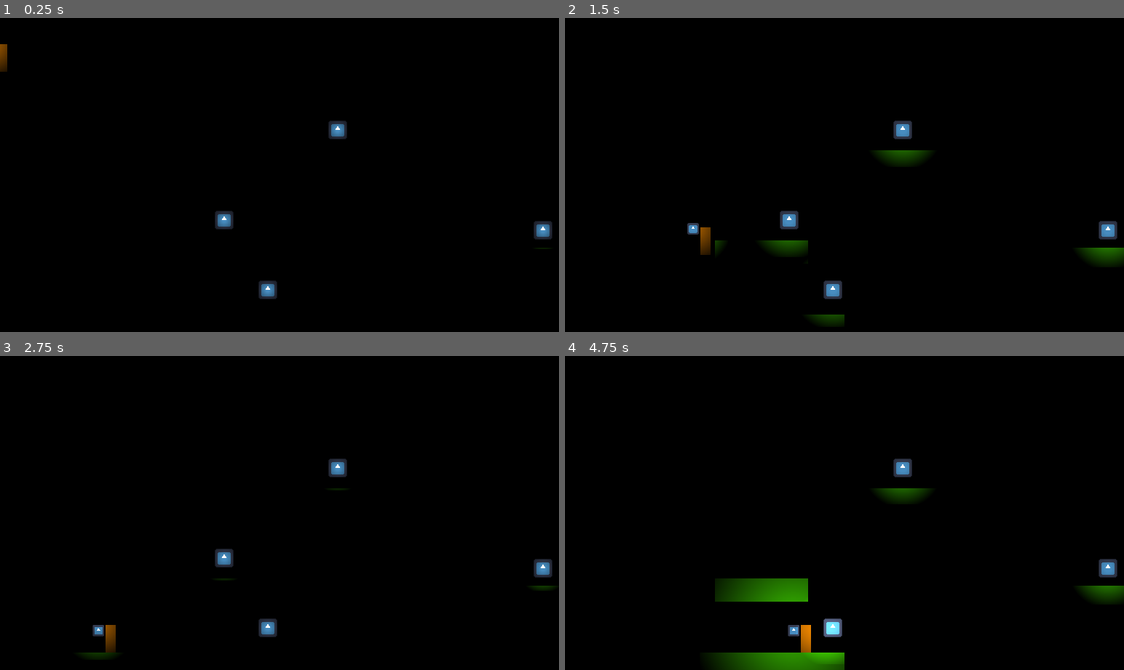
Above: before the commit, frames 1-4 (two rows, left to right).
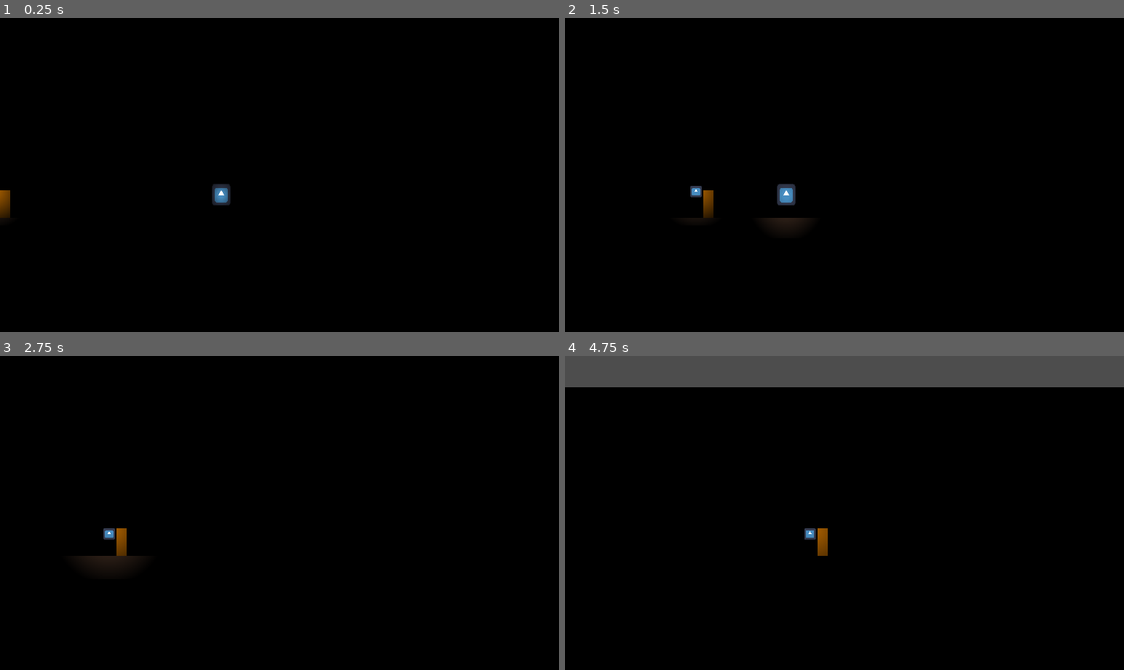
Above: after the commit, the same moments.

Repository: Abhi10699/lost-lantern
Game: Godot game, scene res://Core/Levels/Level-1.tscn
The game is run twice, just before and just after one commit, with the same random seed, the same clock (stepped at 60 frames per second) and the same inputs. Before the commit the project starts from res://Core/Levels/StagingLevel.tscn. The engine's default icon, where the game draws it, is replaced by a stand-in: a white triangle on a blue panel in a dark square.
Inputs:
- Up to frame 1 (0.25 s): no input
- Up to frame 2 (1.5 s): tap Enter (ui_accept) at 0.5, 0.77 s; hold D (Right) from 0.53 s (still down)
- Up to frame 3 (2.75 s): tap Enter (ui_accept) at 1.52 s; release D (Right) at 2.03 s; hold A (Left) from 2.03 s (still down)
- Up to frame 4 (4.75 s): release A (Left) at 2.78 s; hold D (Right) 2.78-4.28 s; tap Enter (ui_accept) at 3.02, 3.77, 4.52 s; hold A (Left) from 4.28 s (still down)

The runs differ from the first frame. In frame 1, 1.3% of the frame differs, in the area x 0-99%, y 8-90%; in frame 2, 2.9%; in frame 3, 1.7%; in frame 4, 14%, in the area x 0-100%, y 0-100%.

Commit message:
implemented intro level

Diff:
--- a/Core/Entities/Lantern/Lantern.gd
+++ b/Core/Entities/Lantern/Lantern.gd
@@ -2,8 +2,10 @@
 
 extends Sprite2D
 
-@onready var light2d = $PointLight2D;
+@onready var light2d = $AreaLight;
 
 
 func glow_up():
-	light2d.texture_scale += 5;
+	var tween = get_tree().create_tween()
+	tween.tween_property(light2d, "texture_scale", light2d.texture_scale + 2, 1)
+	tween.play()
--- a/Core/Entities/Lantern/Lantern.tscn
+++ b/Core/Entities/Lantern/Lantern.tscn
@@ -74,7 +74,7 @@
 autoplay = "Idle"
 speed_scale = 0.5
 
-[node name="PointLight2D" type="PointLight2D" parent="."]
+[node name="AreaLight" type="PointLight2D" parent="."]
 position = Vector2(0, -70)
 texture = ExtResource("3_apycx")
 texture_scale = 3.0
--- a/Core/Entities/Player/Player.tscn
+++ b/Core/Entities/Player/Player.tscn
@@ -33,4 +33,8 @@
 scale = Vector2(1, 1)
 shape = SubResource("RectangleShape2D_bmucl")
 
+[node name="Camera2D" type="Camera2D" parent="." groups=["Player"]]
+offset = Vector2(0, -20)
+limit_left = 0
+
 [connection signal="area_entered" from="Area2D" to="." method="_on_area_2d_area_entered"]
--- a/Core/Levels/Level-1.tscn
+++ b/Core/Levels/Level-1.tscn
@@ -1,42 +1,109 @@
-[gd_scene load_steps=3 format=3 uid="uid://b7v4lmm5l0fw1"]
+[gd_scene load_steps=5 format=3 uid="uid://b7v4lmm5l0fw1"]
 
 [ext_resource type="PackedScene" uid="uid://chlyugnfydgri" path="res://Core/Entities/Player/Player.tscn" id="1_b7dlm"]
-[ext_resource type="PackedScene" uid="uid://dee8ebvaupavo" path="res://Core/Platformer/BasePlatform.tscn" id="2_onn8k"]
+[ext_resource type="PackedScene" uid="uid://dee8ebvaupavo" path="res://Core/World/BasePlatform.tscn" id="2_onn8k"]
+[ext_resource type="PackedScene" uid="uid://ftdfj62u47gt" path="res://Core/Entities/Fragments/FragmentBase.tscn" id="3_fw4ha"]
+[ext_resource type="PackedScene" uid="uid://ljnn2wq6kkao" path="res://Core/World/Tunnel/Tunnel.tscn" id="3_nxurn"]
 
 [node name="Level1" type="Node2D"]
 
-[node name="CanvasModulate" type="CanvasModulate" parent="."]
-color = Color(0.0214346, 0.0214346, 0.0214346, 1)
+[node name="Lighting" type="Node2D" parent="."]
 
-[node name="Background" type="ColorRect" parent="."]
-offset_right = 384.0
-offset_bottom = 217.0
+[node name="CanvasModulate" type="CanvasModulate" parent="Lighting"]
+color = Color(0.00820202, 0.00820203, 0.00820202, 1)
+
+[node name="Background" type="ColorRect" parent="Lighting"]
+texture_repeat = 2
+offset_right = 2056.0
+offset_bottom = 816.0
 size_flags_horizontal = 3
 size_flags_vertical = 3
 color = Color(0, 0, 0, 1)
 
-[node name="Player" parent="." instance=ExtResource("1_b7dlm")]
+[node name="Player" parent="." groups=["Player"] instance=ExtResource("1_b7dlm")]
 position = Vector2(0, 192)
+JUMP_VELOCITY = -300.0
 
 [node name="Platforms" type="Node2D" parent="."]
 
 [node name="BasePlatform" parent="Platforms" instance=ExtResource("2_onn8k")]
-position = Vector2(0, 201)
+position = Vector2(0, 200)
+
+[node name="Polygon2D" parent="Platforms/BasePlatform" index="0"]
+color = Color(0.305882, 0.211765, 0.160784, 1)
 
 [node name="BasePlatform2" parent="Platforms" instance=ExtResource("2_onn8k")]
-position = Vector2(64, 201)
+position = Vector2(64, 200)
 
-[node name="BasePlatform3" parent="Platforms" instance=ExtResource("2_onn8k")]
-position = Vector2(128, 201)
+[node name="Polygon2D" parent="Platforms/BasePlatform2" index="0"]
+color = Color(0.305882, 0.211765, 0.160784, 1)
 
 [node name="BasePlatform4" parent="Platforms" instance=ExtResource("2_onn8k")]
-position = Vector2(192, 201)
+position = Vector2(128, 200)
+
+[node name="Polygon2D" parent="Platforms/BasePlatform4" index="0"]
+color = Color(0.305882, 0.211765, 0.160784, 1)
+
+[node name="BasePlatform7" parent="Platforms" instance=ExtResource("2_onn8k")]
+position = Vector2(192, 160)
+
+[node name="Polygon2D" parent="Platforms/BasePlatform7" index="0"]
+color = Color(0.305882, 0.211765, 0.160784, 1)
 
 [node name="BasePlatform5" parent="Platforms" instance=ExtResource("2_onn8k")]
-position = Vector2(249, 201)
+position = Vector2(320, 200)
+
+[node name="Polygon2D" parent="Platforms/BasePlatform5" index="0"]
+color = Color(0.305882, 0.211765, 0.160784, 1)
+
+[node name="BasePlatform9" parent="Platforms" instance=ExtResource("2_onn8k")]
+position = Vector2(449, 233)
+
+[node name="Polygon2D" parent="Platforms/BasePlatform9" index="0"]
+color = Color(0.305882, 0.211765, 0.160784, 1)
+
+[node name="BasePlatform10" parent="Platforms" instance=ExtResource("2_onn8k")]
+position = Vector2(513, 233)
+
+[node name="Polygon2D" parent="Platforms/BasePlatform10" index="0"]
+color = Color(0.305882, 0.211765, 0.160784, 1)
+
+[node name="BasePlatform11" parent="Platforms" instance=ExtResource("2_onn8k")]
+position = Vector2(577, 233)
+
+[node name="Polygon2D" parent="Platforms/BasePlatform11" index="0"]
+color = Color(0.305882, 0.211765, 0.160784, 1)
+
+[node name="BasePlatform12" parent="Platforms" instance=ExtResource("2_onn8k")]
+position = Vector2(641, 233)
+
+[node name="Polygon2D" parent="Platforms/BasePlatform12" index="0"]
+color = Color(0.305882, 0.211765, 0.160784, 1)
 
 [node name="BasePlatform6" parent="Platforms" instance=ExtResource("2_onn8k")]
-position = Vector2(312, 201)
+position = Vector2(256, 200)
 
-[node name="BasePlatform7" parent="Platforms" instance=ExtResource("2_onn8k")]
-position = Vector2(320, 200)
+[node name="Polygon2D" parent="Platforms/BasePlatform6" index="0"]
+color = Color(0.305882, 0.211765, 0.160784, 1)
+
+[node name="Tunnel" parent="Platforms" instance=ExtResource("3_nxurn")]
+position = Vector2(699, 179)
+NextScene = "res://Core/Levels/StagingLevel.tscn"
+
+[node name="Fragments" type="Node2D" parent="."]
+metadata/_edit_group_ = true
+
+[node name="FragmentBase" parent="Fragments" instance=ExtResource("3_fw4ha")]
+position = Vector2(152, 184)
+scale = Vector2(0.0986606, 0.117059)
+
+[editable path="Platforms/BasePlatform"]
+[editable path="Platforms/BasePlatform2"]
+[editable path="Platforms/BasePlatform4"]
+[editable path="Platforms/BasePlatform7"]
+[editable path="Platforms/BasePlatform5"]
+[editable path="Platforms/BasePlatform9"]
+[editable path="Platforms/BasePlatform10"]
+[editable path="Platforms/BasePlatform11"]
+[editable path="Platforms/BasePlatform12"]
+[editable path="Platforms/BasePlatform6"]
--- a/Core/Levels/StagingLevel.tscn
+++ b/Core/Levels/StagingLevel.tscn
@@ -1,7 +1,7 @@
 [gd_scene load_steps=4 format=3 uid="uid://dttd6hokcwpu0"]
 
 [ext_resource type="PackedScene" uid="uid://chlyugnfydgri" path="res://Core/Entities/Player/Player.tscn" id="1_rn618"]
-[ext_resource type="PackedScene" uid="uid://dee8ebvaupavo" path="res://Core/Platformer/BasePlatform.tscn" id="2_n6u82"]
+[ext_resource type="PackedScene" uid="uid://dee8ebvaupavo" path="res://Core/World/BasePlatform.tscn" id="2_n6u82"]
 [ext_resource type="PackedScene" uid="uid://ftdfj62u47gt" path="res://Core/Entities/Fragments/FragmentBase.tscn" id="3_h8j0a"]
 
 [node name="StagingLevel" type="Node2D"]
--- /dev/null
+++ b/Core/World/Tunnel/Tunnel.gd
@@ -0,0 +1,10 @@
+extends Area2D
+
+@export var NextScene: String;
+
+
+func _on_body_entered(body: Node2D) -> void:
+	print("NENEN")
+	if body.is_in_group("Player"):
+		print("loading_new_scene")
+		get_tree().change_scene_to_file(NextScene);
--- /dev/null
+++ b/Core/World/Tunnel/Tunnel.tscn
@@ -0,0 +1,26 @@
+[gd_scene load_steps=4 format=3 uid="uid://ljnn2wq6kkao"]
+
+[ext_resource type="Script" path="res://Core/World/Tunnel/Tunnel.gd" id="1_bvv28"]
+[ext_resource type="Texture2D" uid="uid://x3q5i7v7wrwx" path="res://Assets/LightTexture.png" id="1_i0msq"]
+
+[sub_resource type="RectangleShape2D" id="RectangleShape2D_c0d6v"]
+size = Vector2(15.8769, 63.788)
+
+[node name="Tunnel" type="Area2D"]
+script = ExtResource("1_bvv28")
+
+[node name="Polygon2D2" type="Polygon2D" parent="."]
+position = Vector2(5.88107, -10.1189)
+rotation = 1.5708
+color = Color(0.216, 0.72, 0, 1)
+polygon = PackedVector2Array(0, 0, 64, 0, 64, 8, 64, 16, 8.93865, 16, 0, 16)
+
+[node name="CollisionShape2D" type="CollisionShape2D" parent="."]
+position = Vector2(-2.06156, 21.894)
+shape = SubResource("RectangleShape2D_c0d6v")
+
+[node name="PointLight2D" type="PointLight2D" parent="."]
+texture = ExtResource("1_i0msq")
+texture_scale = 2.0
+
+[connection signal="body_entered" from="." to="." method="_on_body_entered"]
--- a/project.godot
+++ b/project.godot
@@ -11,7 +11,7 @@
 [application]
 
 config/name="Lost Lantern"
-run/main_scene="res://Core/Levels/StagingLevel.tscn"
+run/main_scene="res://Core/Levels/Level-1.tscn"
 config/features=PackedStringArray("4.3", "Forward Plus")
 config/icon="res://icon.svg"
 
Renamed: Core/Platformer/BasePlatform.tscn -> Core/World/BasePlatform.tscn
